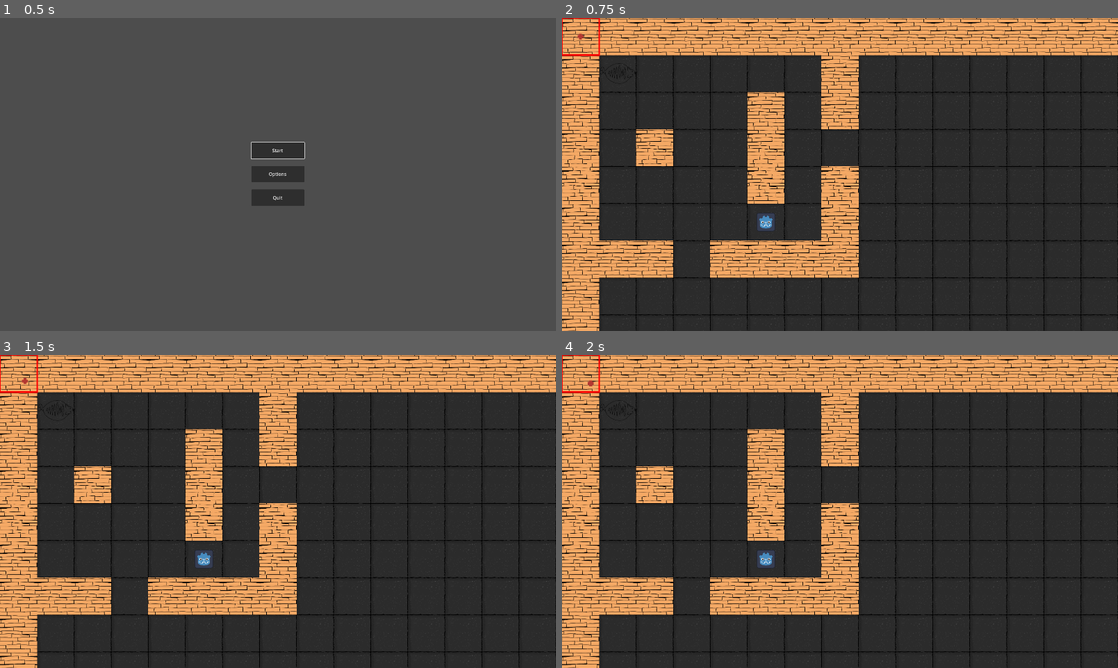
Above: before the commit, frames 1-4 (two rows, left to right).
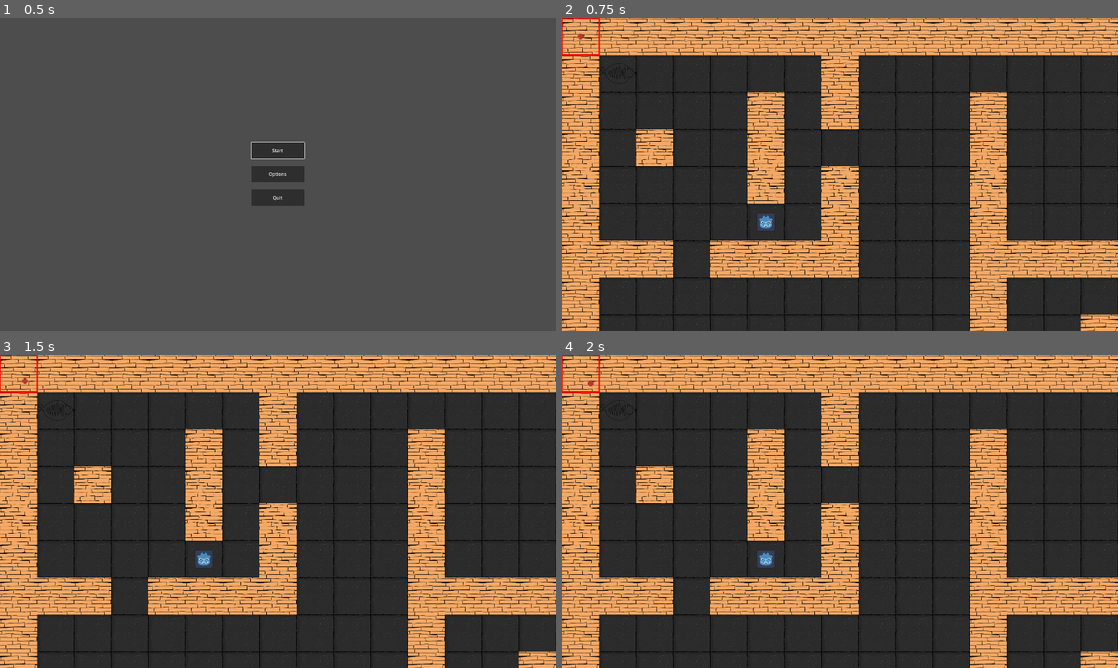
Above: after the commit, the same moments.

Repository: MatthieuD134/project-gwj63
Game: Godot game, scene res://menus/main_menu.tscn
Two runs of this game, one before a commit and one after it. Both use one fixed random seed, a clock stepped at 60 frames per second and the inputs below.
Inputs (mouse positions are in pixels of both pictures, inside the frame that each line leads up to):
- Up to frame 1 (0.5 s): no input
- Up to frame 2 (0.75 s): click "Start" at 0.5 s
- Up to frame 3 (1.5 s): tap Enter (ui_accept) at 1.25 s; move the mouse to (400, 495) at 1.27 s; press the mouse at (400, 495) at 1.28 s; hold Right (ui_right) from 1.28 s (still down)
- Up to frame 4 (2 s): keep holding Right (ui_right); tap Enter (ui_accept) at 1.52 s

Frame 1 is identical in both runs. In frame 2, 7.6% of the frame differs, in the area x 73-100%, y 23-100%; in frame 3, 7.6%; in frame 4, 7.6%.

Commit message:
add basic enemy movement

Diff:
--- a/entities/unit/enemy/enemy.gd
+++ b/entities/unit/enemy/enemy.gd
@@ -1,25 +1,75 @@
 class_name Enemy
 extends Unit
+
+signal changed_state(enemy: Enemy, state: game_state)
+signal movement_triggered(enemy: Enemy)
 
 #Most interactions define where the enemy is going to move. Instead of coding a
 #lot of interactions here in the enemy script, we just want to make sure the
 #enemy can give necessary information to tell the gameboard where to put things.
 enum game_state {PATROLLING, SUSPICIOUS, CHASING}
 
-@export var current_state := game_state.PATROLLING
+@export var current_state := game_state.PATROLLING : set = update_game_state
+@export var trigger_movement_timer: Timer
+@onready var detection_distance := 6
 
 # Called when the node enters the scene tree for the first time.
 func _ready():
 	super()
+	self.move_range = 10
+	self.add_to_group("enemies")
+	self.current_state = game_state.PATROLLING
+	self.trigger_movement_timer.set_one_shot(true)
+	var player = get_tree().get_first_node_in_group("player")
+	if player as Player:
+		player.connect("cell_changed", _on_player_cell_changed )
+	# start timer to trigger movement
+	self.trigger_movement_timer.start()
 
 # Called every frame. 'delta' is the elapsed time since the previous frame.
 func _process(delta):
 	super(delta)
 
-func update_game_state(state : game_state):
-	current_state = state
+func update_game_state(state : game_state) -> void:
+	if current_state != state:
+		current_state = state
+		# add a delay before continuing the patrol when changing state
+		if state == game_state.PATROLLING:
+			trigger_movement_timer.start()
+		changed_state.emit(self, state)
 
 #The variable name start_state fits a lot of cases, but can be confusing to
 #reference directly, so this function makes for a more readable alternative.
 func is_in_state(state : game_state) -> bool:
 	return current_state == state
+
+
+# change the state to chasing if the player is within sight and not hidden
+func _on_area_2d_area_entered(area: Area2D) -> void:
+	if area.has_method("get_player"):
+		var player: Player = area.get_player()
+		if not player.is_hidden:
+			current_state = game_state.CHASING
+
+
+# change the state to patroling if user leaves sight
+func _on_area_2d_area_exited(area: Area2D) -> void:
+	if area as DetectionShape:
+		current_state = game_state.PATROLLING
+
+# whenever enemy reach destination, either wait for a while when patrolling or continue chasing player
+func _on_walk_finished(unit: Enemy) -> void:
+	match current_state:
+		game_state.PATROLLING:
+			unit.trigger_movement_timer.start()
+		game_state.CHASING:
+			movement_triggered.emit(self)
+
+
+func _on_trigger_movement_timeout() -> void:
+	movement_triggered.emit(self)
+
+# called whenever the player cell changes to continue chasing them or change to patrolling
+func _on_player_cell_changed(_prev_cell: Vector2, _new_cell: Vector2, unit: Unit) -> void:
+	if unit as Player and current_state == game_state.CHASING:
+			movement_triggered.emit(self)
--- a/entities/unit/enemy/enemy.tscn
+++ b/entities/unit/enemy/enemy.tscn
@@ -1,13 +1,17 @@
-[gd_scene load_steps=4 format=3 uid="uid://dckc2w61hj6hr"]
+[gd_scene load_steps=5 format=3 uid="uid://dckc2w61hj6hr"]
 
 [ext_resource type="Script" path="res://entities/unit/enemy/enemy.gd" id="1_olkum"]
 [ext_resource type="Texture2D" uid="uid://c0ajs05ie6jto" path="res://entities/unit/enemy/assets/enemy_sprite.svg" id="2_748sl"]
 
 [sub_resource type="Curve2D" id="Curve2D_0thfe"]
 
-[node name="Enemy" type="Path2D" node_paths=PackedStringArray("sprite")]
+[sub_resource type="CircleShape2D" id="CircleShape2D_x2cgk"]
+radius = 992.182
+
+[node name="Enemy" type="Path2D" node_paths=PackedStringArray("trigger_movement_timer", "sprite") groups=["enemies"]]
 curve = SubResource("Curve2D_0thfe")
 script = ExtResource("1_olkum")
+trigger_movement_timer = NodePath("TriggerMovement")
 sprite = NodePath("PathFollow2D/Sprite2D")
 
 [node name="PathFollow2D" type="PathFollow2D" parent="."]
@@ -16,4 +20,17 @@
 [node name="Sprite2D" type="Sprite2D" parent="PathFollow2D"]
 texture = ExtResource("2_748sl")
 
+[node name="DetectionArea" type="Area2D" parent="PathFollow2D"]
+collision_layer = 2
+
+[node name="CollisionShape2D" type="CollisionShape2D" parent="PathFollow2D/DetectionArea"]
+shape = SubResource("CircleShape2D_x2cgk")
+
 [node name="AnimationPlayer" type="AnimationPlayer" parent="."]
+
+[node name="TriggerMovement" type="Timer" parent="."]
+
+[connection signal="walk_finished" from="." to="." method="_on_walk_finished"]
+[connection signal="area_entered" from="PathFollow2D/DetectionArea" to="." method="_on_area_2d_area_entered"]
+[connection signal="area_exited" from="PathFollow2D/DetectionArea" to="." method="_on_area_2d_area_exited"]
+[connection signal="timeout" from="TriggerMovement" to="." method="_on_trigger_movement_timeout"]
--- /dev/null
+++ b/entities/unit/player/detection_shape.gd
@@ -0,0 +1,7 @@
+class_name DetectionShape
+extends Area2D
+
+@export var unit: Player
+
+func get_player() -> Player:
+	return self.unit
--- a/entities/unit/player/player.gd
+++ b/entities/unit/player/player.gd
@@ -7,6 +7,7 @@
 # Called when the node enters the scene tree for the first time.
 func _ready():
 	super()
+	self.add_to_group("player")
 
 
 # Called every frame. 'delta' is the elapsed time since the previous frame.
--- a/entities/unit/player/player.tscn
+++ b/entities/unit/player/player.tscn
@@ -1,11 +1,14 @@
-[gd_scene load_steps=4 format=3 uid="uid://c2d3ue5lbvhdb"]
+[gd_scene load_steps=6 format=3 uid="uid://c2d3ue5lbvhdb"]
 
 [ext_resource type="Script" path="res://entities/unit/player/player.gd" id="1_67pey"]
 [ext_resource type="Texture2D" uid="uid://bss55ojtd5xol" path="res://entities/unit/player/assets/cat_sprite.png" id="2_ygg7e"]
+[ext_resource type="Script" path="res://entities/unit/player/detection_shape.gd" id="3_umma2"]
 
 [sub_resource type="Curve2D" id="Curve2D_yi8uf"]
 
-[node name="Player" type="Path2D" node_paths=PackedStringArray("sprite")]
+[sub_resource type="CircleShape2D" id="CircleShape2D_2dl0a"]
+
+[node name="Player" type="Path2D" node_paths=PackedStringArray("sprite") groups=["player"]]
 curve = SubResource("Curve2D_yi8uf")
 script = ExtResource("1_67pey")
 sprite = NodePath("PathFollow2D/Sprite2D")
@@ -17,4 +20,12 @@
 texture = ExtResource("2_ygg7e")
 hframes = 5
 
+[node name="PlayerDetectionShape" type="Area2D" parent="PathFollow2D" node_paths=PackedStringArray("unit")]
+collision_mask = 0
+script = ExtResource("3_umma2")
+unit = NodePath("../..")
+
+[node name="CollisionShape2D" type="CollisionShape2D" parent="PathFollow2D/PlayerDetectionShape"]
+shape = SubResource("CircleShape2D_2dl0a")
+
 [node name="AnimationPlayer" type="AnimationPlayer" parent="."]
--- a/entities/unit/unit.gd
+++ b/entities/unit/unit.gd
@@ -11,7 +11,7 @@
 # 		SIGNALS
 # --------------------
 
-signal walk_finished()
+signal walk_finished(unit: Unit)
 signal cell_changed(prev_cell: Vector2, new_cell: Vector2, unit: Unit)
 
 
@@ -104,7 +104,7 @@
 		position = grid.calculate_map_position(cell)
 		curve.clear_points()
 		# Finally, we emit a signal. We'll use this one with the game board.
-		emit_signal("walk_finished")
+		emit_signal("walk_finished", self)
 
 
 # Starts walking along the `path`.
--- a/project.godot
+++ b/project.godot
@@ -30,3 +30,8 @@
 "events": [Object(InputEventMouseButton,"resource_local_to_scene":false,"resource_name":"","device":-1,"window_id":0,"a …(253 unchanged characters)…
 ]
 }
+
+[layer_names]
+
+2d_physics/layer_1="Player"
+2d_physics/layer_2="Enemies"
--- a/scenes/common/game_board.gd
+++ b/scenes/common/game_board.gd
@@ -11,7 +11,6 @@
 # Once again, we use our grid resource that we explicitly define in the class.
 @export var grid: Resource = preload("res://ressources/grid_board.tres")
 
-@export var enemies: Node2D
 @export var player: Player
 @onready var tilemap: TileMap = $TileMap
 
@@ -25,20 +24,27 @@
 var _units := {}
 var _obstacles := {}
 var _walkable_for_player_only := {}
+var _enemy_patrol_key_cells := {}
 
 
 # At the start of the game, we initialize the game board. Look at the `_reinitialize()` function below.
 # It populates our `_units` dictionary.
 func _ready() -> void:
 	_reinitialize()
-	assert(enemies, "Enemies node is null")
 	assert(player, "Player node is null")
 	assert(tilemap, "TileMap node is null")
+	var enemy_nodes = get_tree().get_nodes_in_group("enemies")
+	for enemy in enemy_nodes:
+		if enemy as Enemy:
+			enemy.connect("cell_changed", _on_enemy_cell_changed )
+			enemy.connect("changed_state", _on_enemy_changed_state )
+			enemy.connect("movement_triggered", _on_enemy_movement_triggered )
+			move_enemy_to_next_marker(enemy)
 
 
 # Returns `true` if the cell is occupied by a unit.
 func is_occupied(cell: Vector2, is_player: bool) -> bool:
-	if (_units.has(cell) or _obstacles.has(cell)): return true
+	if ((is_player and _units.has(cell)) or _obstacles.has(cell)): return true
 	if not is_player and _walkable_for_player_only.has(cell): return true
 	return false
 
@@ -54,6 +60,11 @@
 
 	for cell in obstacles_cells:
 		_obstacles[Vector2(cell)] = tilemap.get_cell_tile_data(1, cell)
+
+	# register all the marker with their cell position on the grid
+	for marker in get_tree().get_nodes_in_group("enemy_patrol_key_markers"):
+		if marker as Marker2D:
+			_enemy_patrol_key_cells[grid.calculate_grid_coordinates(marker.position)] = marker
 
 	# In this demo, we loop over the node's children and filter them to find the units. As your game
 	# becomes more complex, you may want to use the node group feature instead to place your units
@@ -129,28 +140,45 @@
 
 	if is_occupied(new_cell, unit == player) or not new_cell in walkable_cells:
 		return
-
 	# When moving a unit, we need to update our `_units` dictionary. We instantly save it in the
 	# target cell even if the unit itself will take time to walk there.
-	# While it's walking, the player won't be able to issue new commands.
-	_units.erase(player.cell)
+	# While it's walking, the unit won't be able to issue new commands.
+	_units.erase(unit.cell)
 	_units[new_cell] = unit
 
 	# We then ask the unit to walk along the path stored in the UnitPath instance and wait until it
 	# finished.
 	var path := _pathfinder.calculate_point_path(unit.cell, new_cell)
 	# Ensure that the path calculated is within reach
-	# The calculated path includes the player position, so it should include a maximum of the player movement range + 1
+	# The calculated path includes the unit position, so it should include a maximum of the unit movement range + 1
 	# TODO: we might want to remove that check in the future and instead use a system of wether the cell is within reach AND in the unit's sight
-	if path.size() > player.move_range + 1:
+	if path.size() > unit.move_range + 1:
 		return
-	player.walk_along(_pathfinder.calculate_point_path(player.cell, new_cell))
-	await player.walk_finished
+	unit.walk_along(_pathfinder.calculate_point_path(unit.cell, new_cell))
+#	await unit.walk_finished
 
 # player is within range of enemy if positionned on an adjacent tile
 # ie: within a distance of 1 to the enemy's cell
-func is_player_within_enemy_range(enemy: Enemy):
+func is_player_within_enemy_range(enemy: Enemy) -> bool:
 	return player.cell.distance_to(enemy.cell) <= 1
+
+# check if player is within enemy detection
+func is_player_within_enemy_sight(enemy: Enemy) -> bool:
+	return player.cell.distance_to(enemy.cell) <= enemy.detection_distance
+
+# randomly chose a marker that is on a different cell than the current enemy and within range, then move enemy
+func move_enemy_to_next_marker(enemy: Enemy) -> void:
+	var filtered_marker_array = _enemy_patrol_key_cells.keys().filter(func(cell: Vector2): return cell != enemy.cell and cell.distance_to(enemy.cell) <= enemy.move_range)
+	self._move_unit(enemy, filtered_marker_array[randi() % filtered_marker_array.size()])
+
+func move_enemy(enemy: Enemy) -> void:
+	match enemy.current_state:
+		Enemy.game_state.PATROLLING:
+			move_enemy_to_next_marker(enemy)
+
+		Enemy.game_state.CHASING:
+			_move_unit(enemy, player.cell)
+
 
 # --------------------------------
 #    EXTERNAL SIGNALS HANDLING
@@ -163,7 +191,14 @@
 func _on_player_cell_changed(prev_cell, new_cell, unit):
 	_units.erase(prev_cell)
 	_units[new_cell] = unit
-	var enemie_nodes = enemies.get_children()
-	for node in enemie_nodes:
-		if node as Enemy:
-			print(is_player_within_enemy_range(node))
+
+# called whenever an enemy changes cell
+func _on_enemy_cell_changed(prev_cell: Vector2, new_cell: Vector2, unit: Enemy) -> void:
+	_units.erase(prev_cell)
+	_units[new_cell] = unit
+
+func _on_enemy_changed_state(enemy: Enemy, _state: Enemy.game_state) -> void:
+	move_enemy(enemy)
+
+func _on_enemy_movement_triggered(enemy: Enemy) -> void:
+	move_enemy(enemy)
--- a/scenes/main/main.tscn
+++ b/scenes/main/main.tscn
@@ -65,10 +65,9 @@
 [node name="Main" type="Node2D"]
 y_sort_enabled = true
 
-[node name="GameBoard" type="Node2D" parent="." node_paths=PackedStringArray("enemies", "player")]
+[node name="GameBoard" type="Node2D" parent="." node_paths=PackedStringArray("player")]
 y_sort_enabled = true
 script = ExtResource("2_mfebm")
-enemies = NodePath("Enemies")
 player = NodePath("Player")
 
 [node name="Camera2D" type="Camera2D" parent="GameBoard" node_paths=PackedStringArray("player")]
@@ -89,7 +88,7 @@
 layer_1/y_sort_enabled = false
 layer_1/y_sort_origin = 0
 layer_1/z_index = 0
-layer_1/tile_data = PackedInt32Array(0, 7, 0, 1, 7, 0, 2, 7, …(5528 unchanged characters)… 2611, 7, 0, 2818147, 7, 0, 2883683, 7, 0)
+layer_1/tile_data = PackedInt32Array(0, 7, 0, 1, 7, 0, 2, 7, …(5528 unchanged characters)… 2611, 7, 0, 2818147, 7, 0, 2883683, 7, 0, 131083, 7, 0, 196619, 7, 0, 262155, 7, 0, 327691, 7, 0, 393227, 7, 0, 393228, 7, 0, 393229, 7, 0, 393230, 7, 0, 393231, 7, 0, 393232, 7, 0, 393233, 7, 0, 262161, 7, 0, 196625, 7, 0, 131089, 7, 0, 65553, 7, 0, 589826, 7, 0, 589827, 7, 0, 589828, 7, 0, 589829, 7, 0, 589830, 7, 0, 589831, 7, 0, 655364, 7, 0, 720900, 7, 0, 786436, 7, 0, 851972, 7, 0, 589832, 7, 0, 458763, 7, 0, 524299, 7, 0, 589835, 7, 0, 655371, 7, 0, 524302, 7, 0, 589838, 7, 0, 655374, 7, 0, 524303, 7, 0, 524304, 7, 0, 524305, 7, 0, 524306, 7, 0, 524307, 7, 0, 524308, 7, 0, 524309, 7, 0, 524310, 7, 0, 589846, 7, 0, 655382, 7, 0, 851975, 7, 0, 851976, 7, 0, 851977, 7, 0, 851978, 7, 0, 851979, 7, 0, 851980, 7, 0, 851981, 7, 0, 851982, 7, 0)
 layer_2/name = "front"
 layer_2/enabled = true
 layer_2/modulate = Color(1, 1, 1, 1)
@@ -105,11 +104,25 @@
 
 [node name="Enemy" parent="GameBoard/Enemies" instance=ExtResource("9_sq0c2")]
 position = Vector2(1408, 1408)
-move_speed = 1280.0
+move_speed = 256.0
 
 [node name="Player" parent="GameBoard" instance=ExtResource("9_p1nm4")]
 position = Vector2(384, 384)
 move_speed = 1280.0
+
+[node name="EnemiesPatrolKeyPoints" type="Node2D" parent="GameBoard"]
+
+[node name="Marker2D" type="Marker2D" parent="GameBoard/EnemiesPatrolKeyPoints" groups=["enemy_patrol_key_markers"]]
+position = Vector2(640, 2176)
+
+[node name="Marker2D2" type="Marker2D" parent="GameBoard/EnemiesPatrolKeyPoints" groups=["enemy_patrol_key_markers"]]
+position = Vector2(3486, 888)
+
+[node name="Marker2D3" type="Marker2D" parent="GameBoard/EnemiesPatrolKeyPoints" groups=["enemy_patrol_key_markers"]]
+position = Vector2(1158, 412)
+
+[node name="Marker2D4" type="Marker2D" parent="GameBoard/EnemiesPatrolKeyPoints" groups=["enemy_patrol_key_markers"]]
+position = Vector2(2436, 2954)
 
 [node name="CanvasLayer" type="CanvasLayer" parent="."]
 
